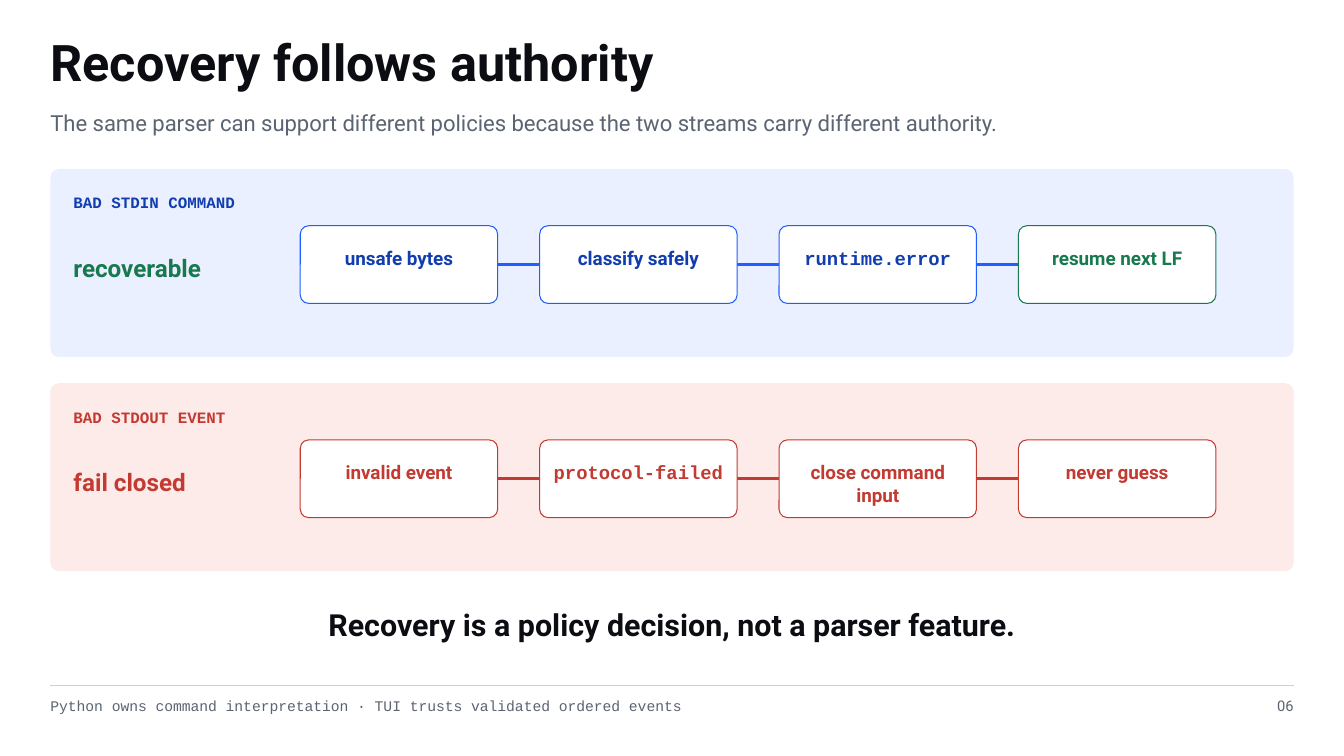
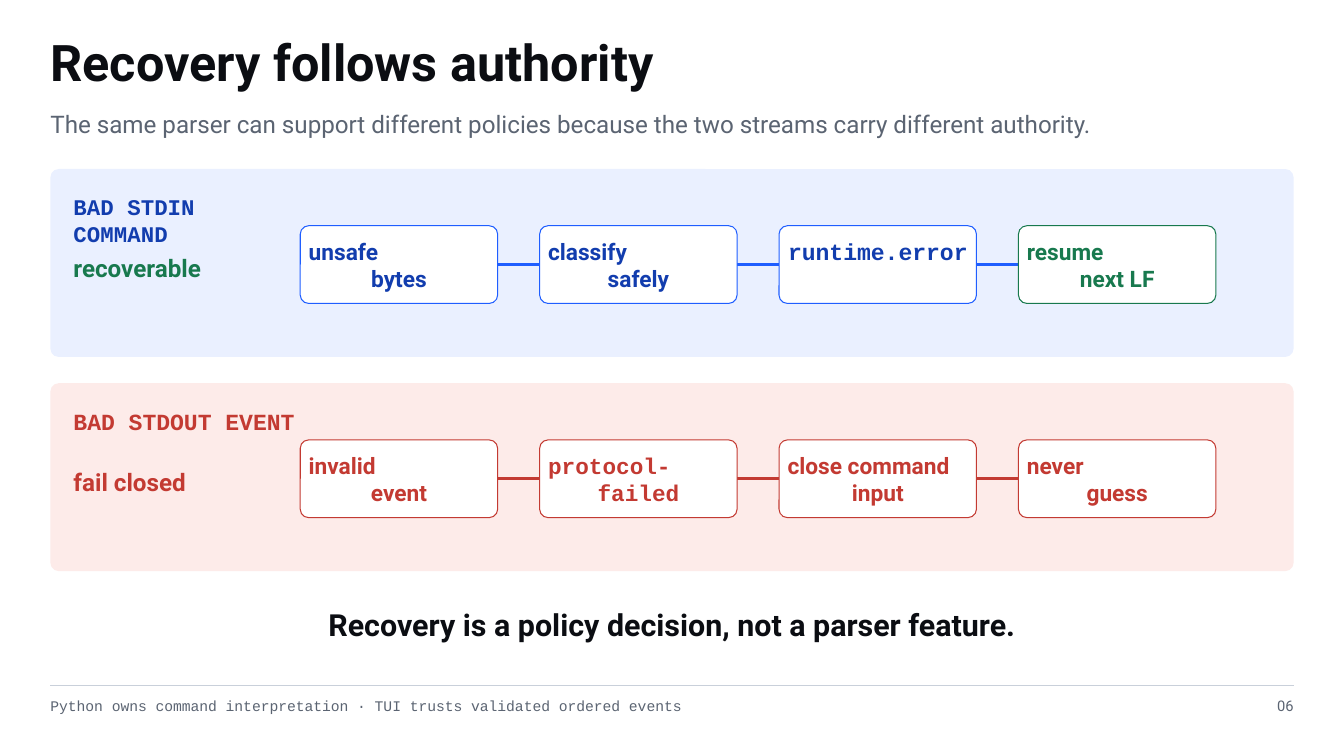
Before and after one commit to jimmie-potts/code-assist-harness, a slide deck: slide 6 of docs/lessons/assets/cah-004-protocol-v1.pptx. Drawn at 1344x756 pixels with LibreOffice and Linux fonts; fonts in the diff are those of the drawing. Boxes give left, top, right and bottom in pixels: in the first picture for what was removed or moved away, otherwise in the second. Text is boxed around its words. In the diff, an @@ line names an element or a change of style, - is before the commit and + after.

```diff
--- a/docs/lessons/assets/cah-004-protocol-v1.pptx
+++ b/docs/lessons/assets/cah-004-protocol-v1.pptx
@@ text "The same parser can support ..." at (x1=50, y1=114, x2=1090, y2=138): size 15.8 to 17.2 pt @@
@@ text "BAD STDIN COMMAND" at (x1=73, y1=200, x2=194, y2=243): size 11.2 to 16 pt @@
@@ text "unsafe bytes" moved from (x1=345, y1=250, x2=453, y2=269) to (x1=309, y1=242, x2=427, y2=292) @@
@@ text "classify safely" moved from (x1=578, y1=250, x2=699, y2=269) to (x1=548, y1=242, x2=669, y2=292) @@
@@ text "runtime.error" moved from (x1=804, y1=252, x2=951, y2=265) to (x1=788, y1=243, x2=968, y2=261) @@
@@ text "runtime.error" at (x1=788, y1=243, x2=968, y2=261): size 13.5 to 16.5 pt @@
@@ text "resume next LF" moved from (x1=1052, y1=251, x2=1183, y2=265) to (x1=1027, y1=247, x2=1155, y2=288) @@
@@ text "BAD STDOUT EVENT" at (x1=73, y1=414, x2=294, y2=430): size 11.2 to 16.5 pt @@
@@ text "invalid event" moved from (x1=346, y1=465, x2=453, y2=479) to (x1=309, y1=457, x2=427, y2=502) @@
@@ text at (x1=548, y1=457, x2=680, y2=501): text changed; size 13.5 to 16.3 pt @@
-protocol-failed
+protocol-
+failed
@@ size 13.5 to 16.3 pt in 6 elements at (x1=309, y1=242, x2=427, y2=292), (x1=309, y1=457, x2=427, y2=502), (x1=548, y1=242, x2=669, y2=292), (x1=1027, y1=247, x2=1155, y2=288), (x1=1027, y1=461, x2=1148, y2=506), (x1=788, y1=457, x2=950, y2=506) @@
@@ text "close command input" moved from (x1=811, y1=465, x2=945, y2=506) to (x1=788, y1=457, x2=950, y2=506) @@
@@ text "never guess" moved from (x1=1066, y1=469, x2=1169, y2=483) to (x1=1027, y1=461, x2=1148, y2=506) @@
```
Also in this commit, not shown: 7 other slides changed.
